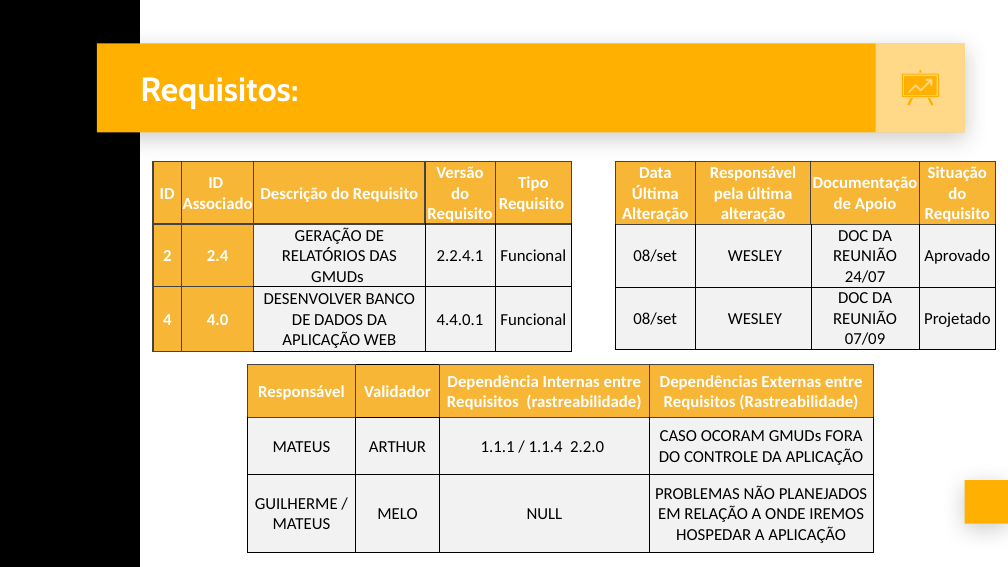
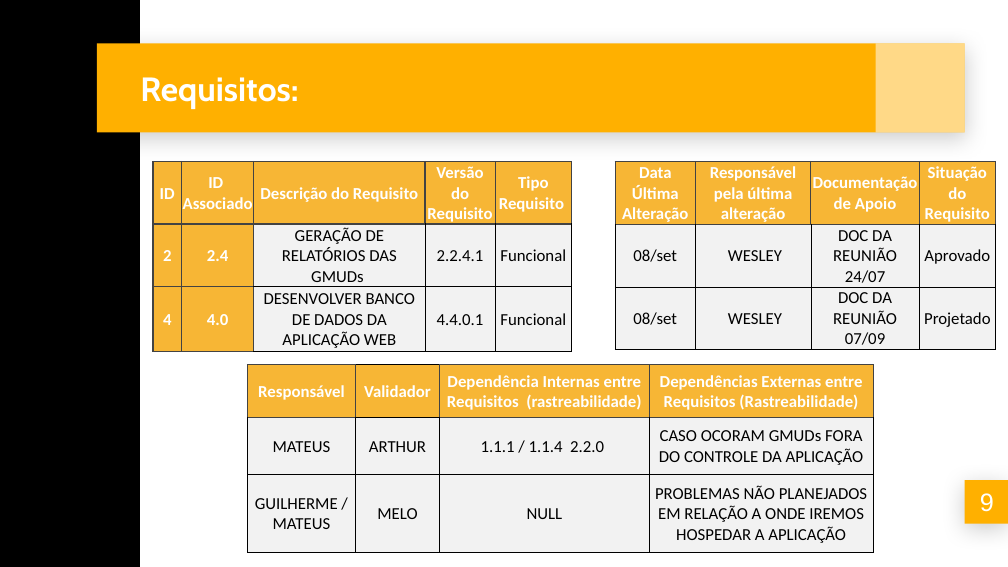
Before and after one commit to llmel/projeto2, a slide deck: slide 9 of documentacao/Slide/Slides Banca TCM.pptx. Drawn at 1008x567 pixels with LibreOffice and Linux fonts; fonts in the diff are those of the drawing. Boxes give left, top, right and bottom in pixels: in the first picture for what was removed or moved away, otherwise in the second. Text is boxed around its words. In the diff, an @@ line names an element or a change of style, - is before the commit and + after.

```diff
--- a/documentacao/Slide/Slides Banca TCM.pptx
+++ b/documentacao/Slide/Slides Banca TCM.pptx
@@ group removed at (902,71,939,105): 5 freeform shapes @@
@@ text added at (980,493,994,512), 18 pt, text #FFFFFF @@
+9
```
Also in this commit, not shown: 11 other slides changed, 4 slides added, 4 slides removed.
